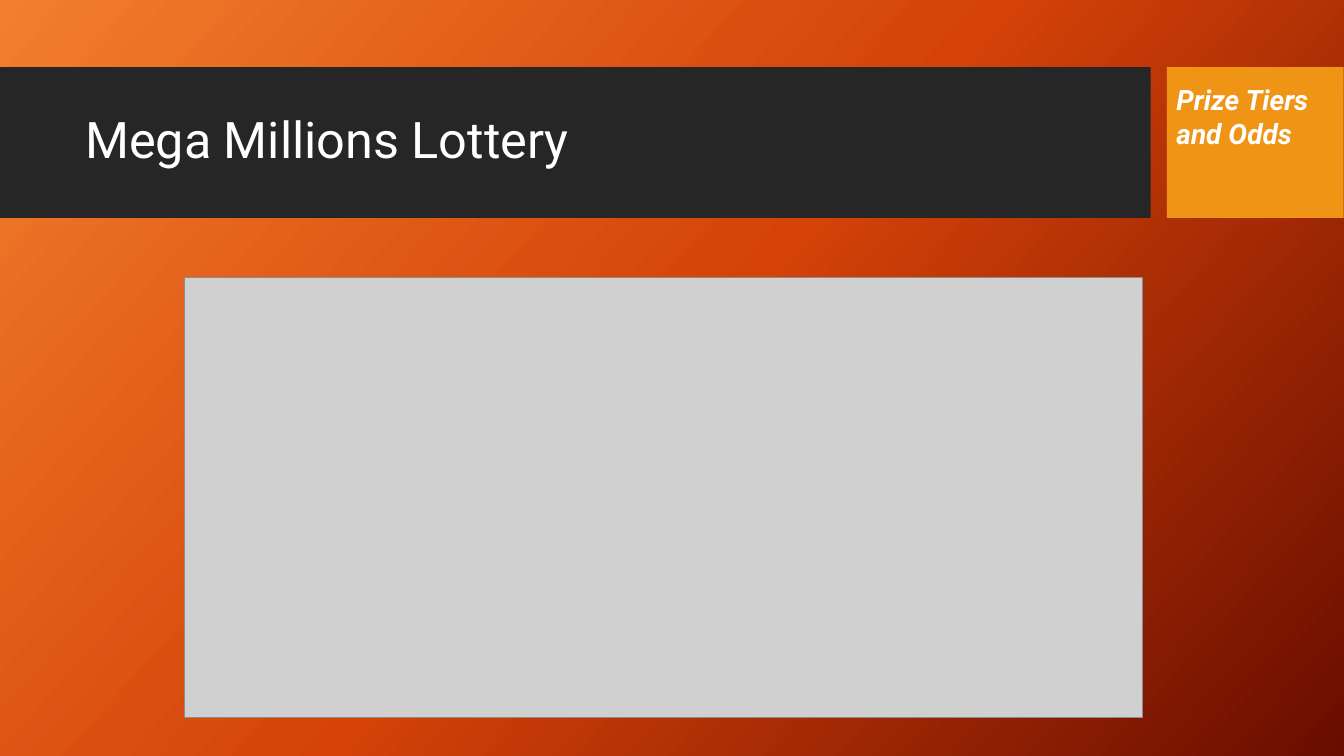
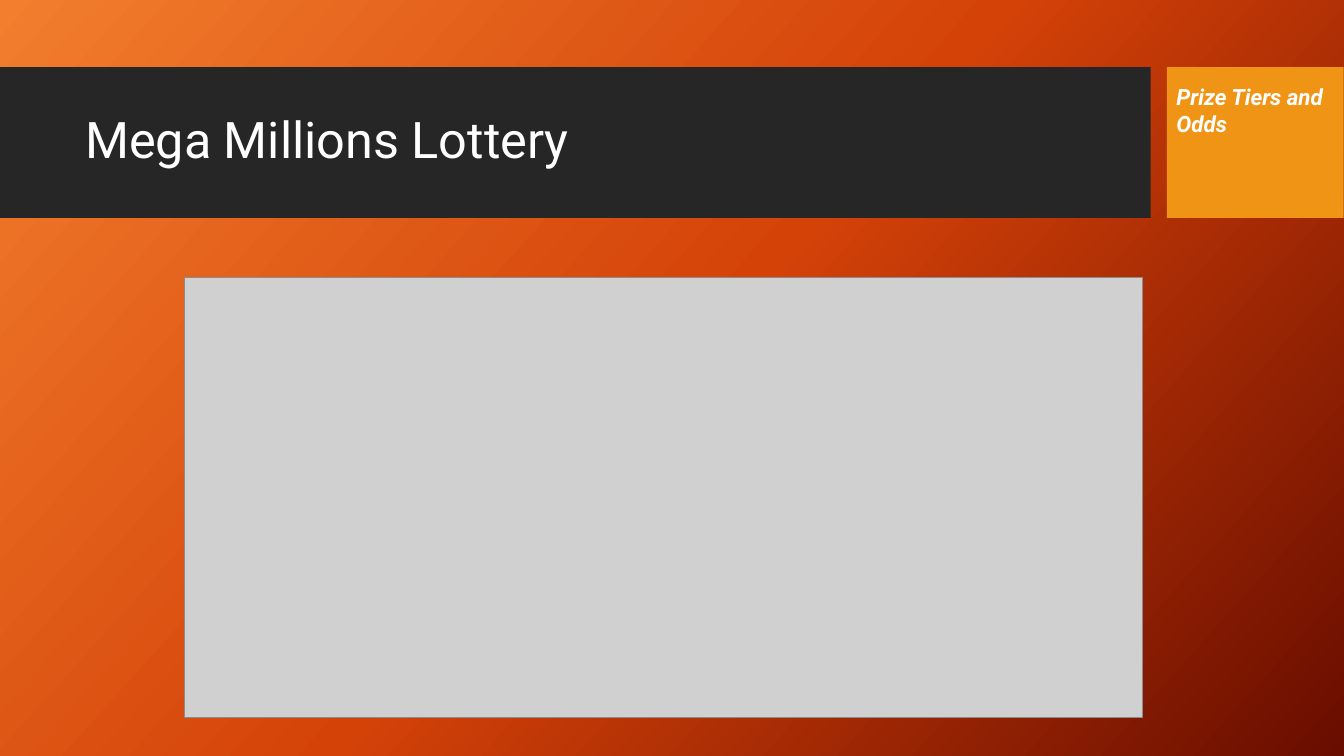
Before and after one commit to stephen-haslett/Data698ResearchProject, a slide deck: slide 4 of Presentation/StephenHaslett-Data698CapstoneProjectPresentation.pptx. Drawn at 1344x756 pixels with LibreOffice and Linux fonts; fonts in the diff are those of the drawing; grey boxes stand for pictures; background and template pictures are left out. Boxes give left, top, right and bottom in pixels: in the first picture for what was removed or moved away, otherwise in the second. Text is boxed around its words. In the diff, an @@ line names an element or a change of style, - is before the commit and + after.

```diff
--- a/Presentation/StephenHaslett-Data698CapstoneProjectPresentation.pptx
+++ b/Presentation/StephenHaslett-Data698CapstoneProjectPresentation.pptx
@@ text "Prize Tiers and Odds" at [1176,88,1323,133]: size 20 to 16 pt @@
```
Also in this commit, not shown: 6 other slides changed, 5 slides added, 1 slide removed.
